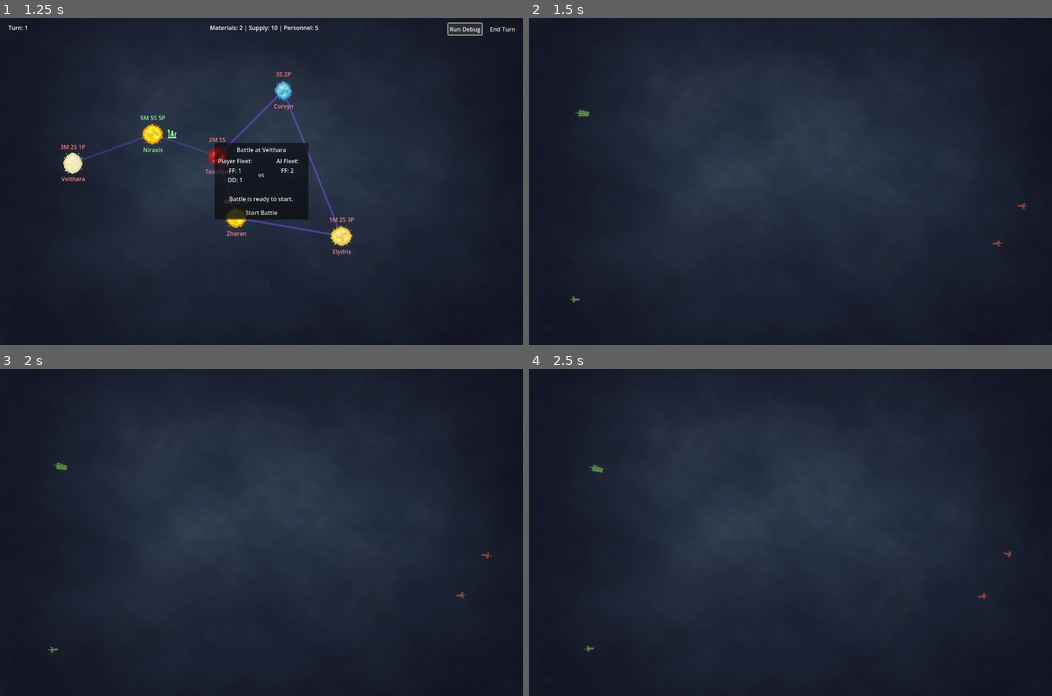
Above: before the commit, frames 1-4 (two rows, left to right).
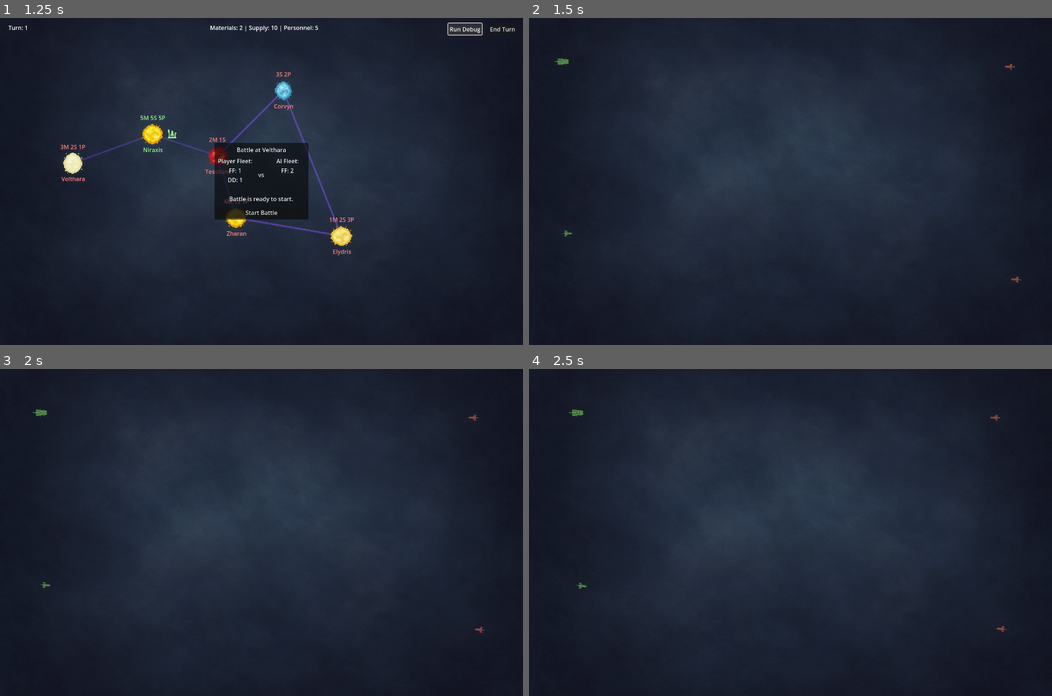
Above: after the commit, the same moments.

Repository: igjese/galaxy-campaign
Game: Godot game, scene res://scenes/Main.tscn
Two runs of this game, one before a commit and one after it. Both use one fixed random seed, a clock stepped at 60 frames per second and the inputs below.
Inputs:
- Up to frame 1 (1.25 s): click "Run Debug" at 0.5 s
- Up to frame 2 (1.5 s): click "Start Battle" at 1.25 s
- Up to frame 3 (2 s): no input
- Up to frame 4 (2.5 s): no input

Frame 1 is identical in both runs. In frame 2, 0.2% of the frame differs, in the area x 4-96%, y 12-87%; in frame 3, 0.2%; in frame 4, 0.2%.

Commit message:
particle trail

Diff:
--- a/scenes/Ship.tscn
+++ b/scenes/Ship.tscn
@@ -1,9 +1,14 @@
-[gd_scene load_steps=5 format=3 uid="uid://4youx0rk83mx"]
+[gd_scene load_steps=6 format=3 uid="uid://4youx0rk83mx"]
 
 [ext_resource type="Texture2D" uid="uid://b6csux6cbp0ku" path="res://assets/ships/FF.png" id="1_gjfe0"]
 [ext_resource type="Script" uid="uid://dalhmckelh01s" path="res://scenes/ship.gd" id="1_qq457"]
 [ext_resource type="Texture2D" uid="uid://b1ofuw6lxw84s" path="res://assets/ships/exhaust.png" id="2_qq457"]
 [ext_resource type="Script" uid="uid://v8a4v7snwdt7" path="res://scenes/ship_ai.gd" id="4_ky8oh"]
+
+[sub_resource type="Curve" id="Curve_ky8oh"]
+_limits = [0.99, 1.0, 0.0, 1.0]
+_data = [Vector2(0, 1), 0.0, 0.0, 0, 0, Vector2(1, 0.99), 0.0, 0.0, 0, 0]
+point_count = 2
 
 [node name="Ship" type="Node2D"]
 script = ExtResource("1_qq457")
@@ -26,3 +31,19 @@
 default_color = Color(1, 0.3, 0, 1)
 end_cap_mode = 2
 antialiased = true
+
+[node name="Trail" type="CPUParticles2D" parent="."]
+position = Vector2(0, 127)
+amount = 30
+lifetime = 1.5
+randomness = 0.31
+local_coords = true
+emission_shape = 1
+emission_sphere_radius = 10.0
+spread = 20.0
+gravity = Vector2(0, 50)
+initial_velocity_min = 1.0
+initial_velocity_max = 1.0
+scale_amount_min = 0.6
+scale_amount_curve = SubResource("Curve_ky8oh")
+color = Color(0.523035, 0.752823, 1, 1)
